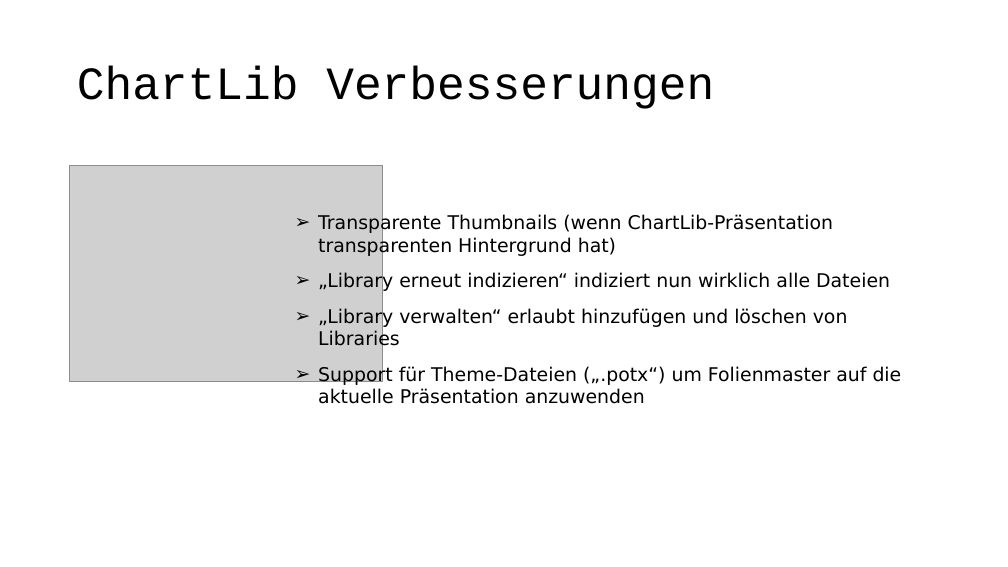
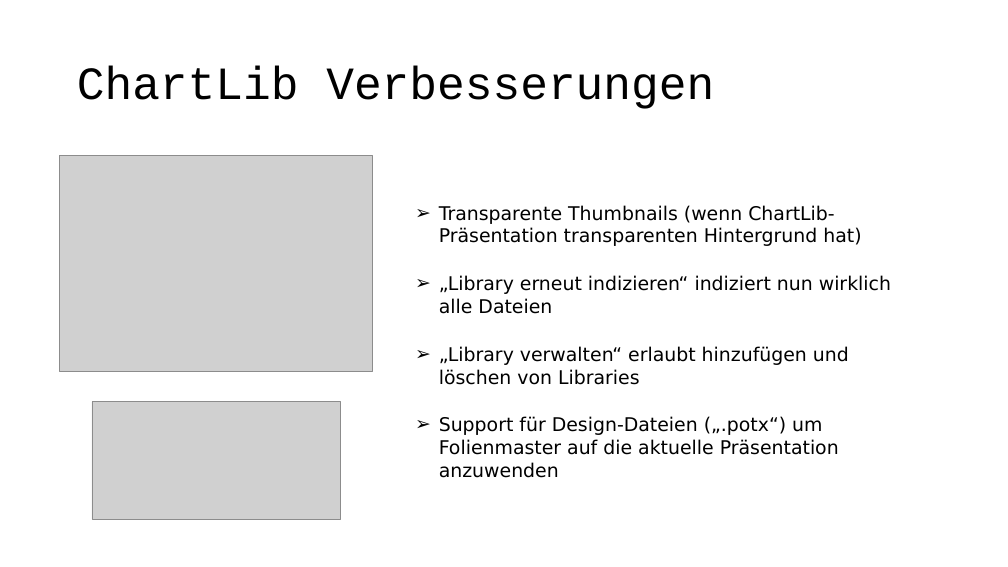
Before and after one commit to pyro-team/bkt-toolbox, a slide deck: slide 8 of documentation/Changelog.pptx. Drawn at 1008x567 pixels with LibreOffice and Linux fonts; fonts in the diff are those of the drawing; grey boxes stand for pictures. Boxes give left, top, right and bottom in pixels: in the first picture for what was removed or moved away, otherwise in the second. Text is boxed around its words. In the diff, an @@ line names an element or a change of style, - is before the commit and + after.

```diff
--- a/documentation/Changelog.pptx
+++ b/documentation/Changelog.pptx
@@ picture: place and size @@
-picture at box(70, 166, 383, 381)
+picture at box(60, 156, 373, 371)
@@ text "Transparente Thumbnails (wenn ChartLib-Präsentation transpar ...": place and size @@
-text "Transparente Thumbnails (wenn ChartLib-Präsentation transpar ..." at box(318, 214, 902, 404)
+text "Transparente Thumbnails (wenn ChartLib-Präsentation transpar ..." at box(439, 205, 891, 478)
@@ text at box(439, 205, 891, 385): more space between paragraphs @@
@@ picture added at box(92, 402, 340, 520) @@
@@ text at box(439, 416, 839, 478): text changed @@
-➢ Support für Theme-Dateien („.potx“) um Folienmaster auf die aktuelle Präsentation anzuwenden
+➢ Support für Design-Dateien („.potx“) um Folienmaster auf die aktuelle Präsentation anzuwenden
```
Also in this commit, not shown: 2 other slides changed, 1 slide added, 3 slides removed.
